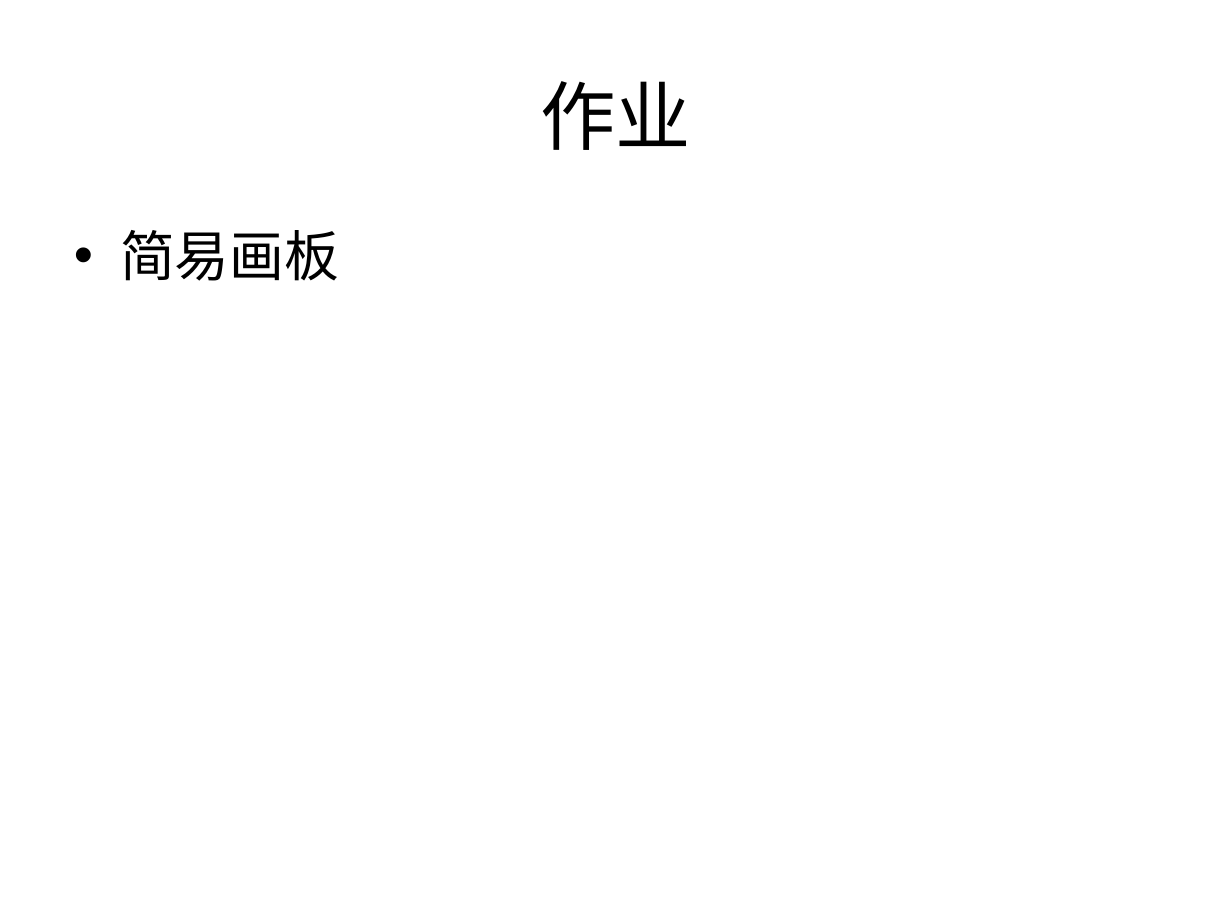
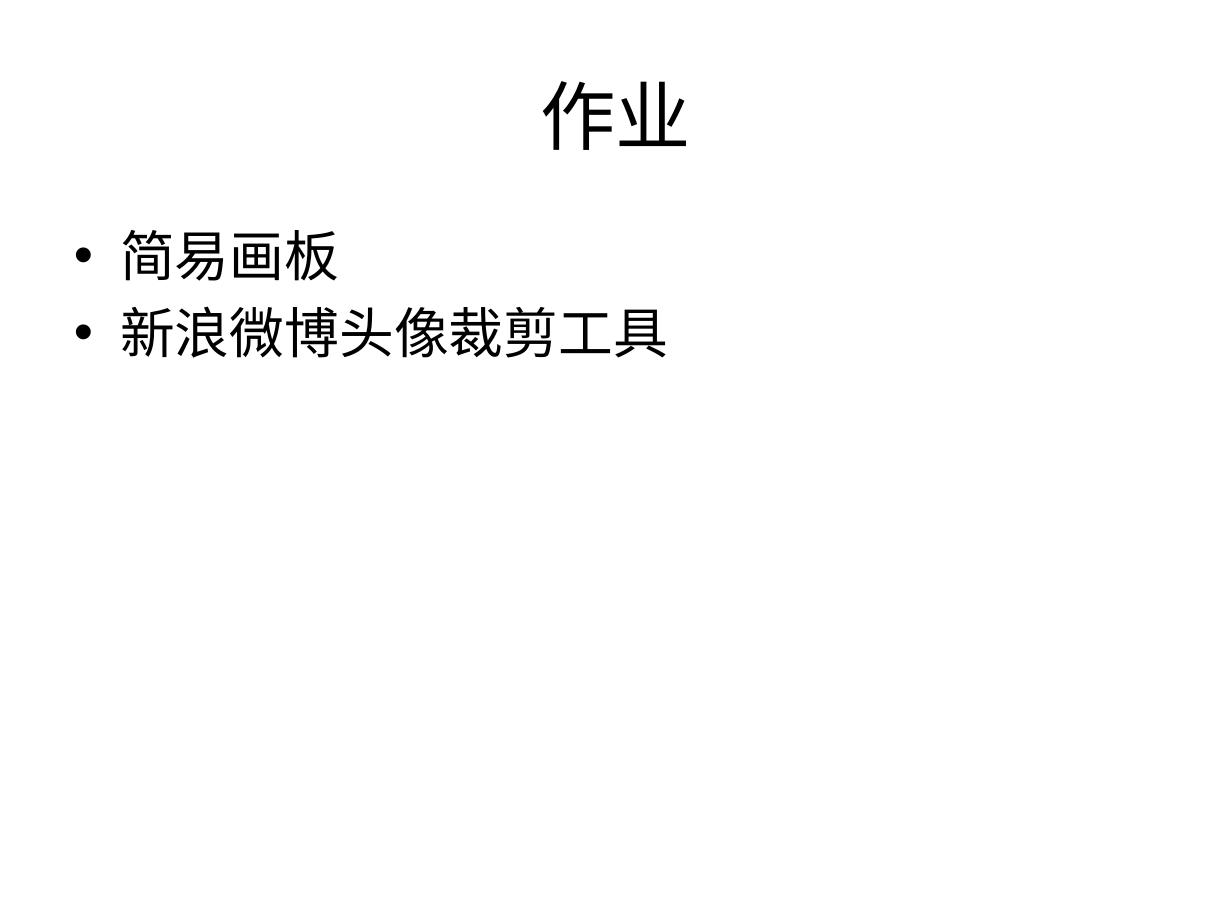
Before and after one commit to plter/HTML5Course20160612, a slide deck: slide 44 of Web前端教学记录.pptx. Drawn at 1232x924 pixels with LibreOffice and Linux fonts; fonts in the diff are those of the drawing. Boxes give left, top, right and bottom in pixels: in the first picture for what was removed or moved away, otherwise in the second. Text is boxed around its words. In the diff, an @@ line names an element or a change of style, - is before the commit and + after.

```diff
--- a/Web前端教学记录.pptx
+++ b/Web前端教学记录.pptx
@@ text at [120, 306, 668, 358]: paragraph added @@
+• 新浪微博头像裁剪工具
```
Also in this commit, not shown: 1 other slide changed, 6 other files.
